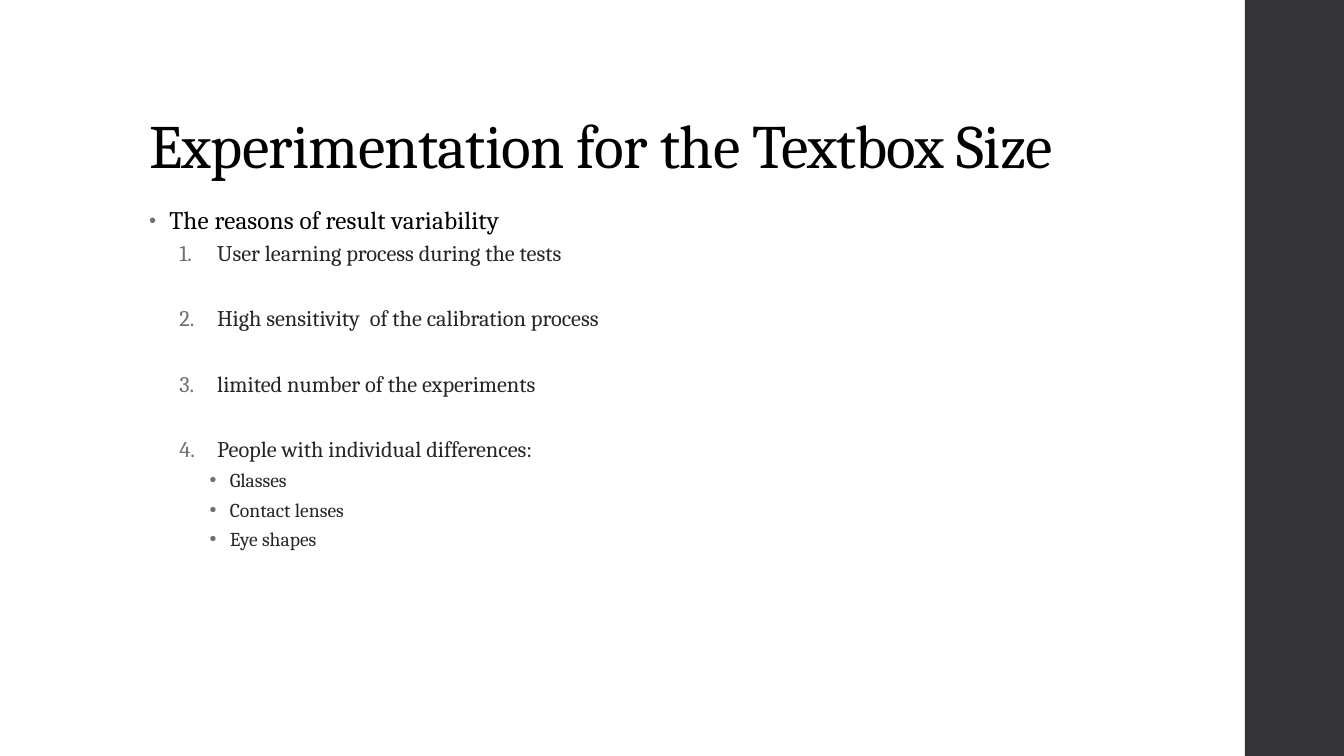
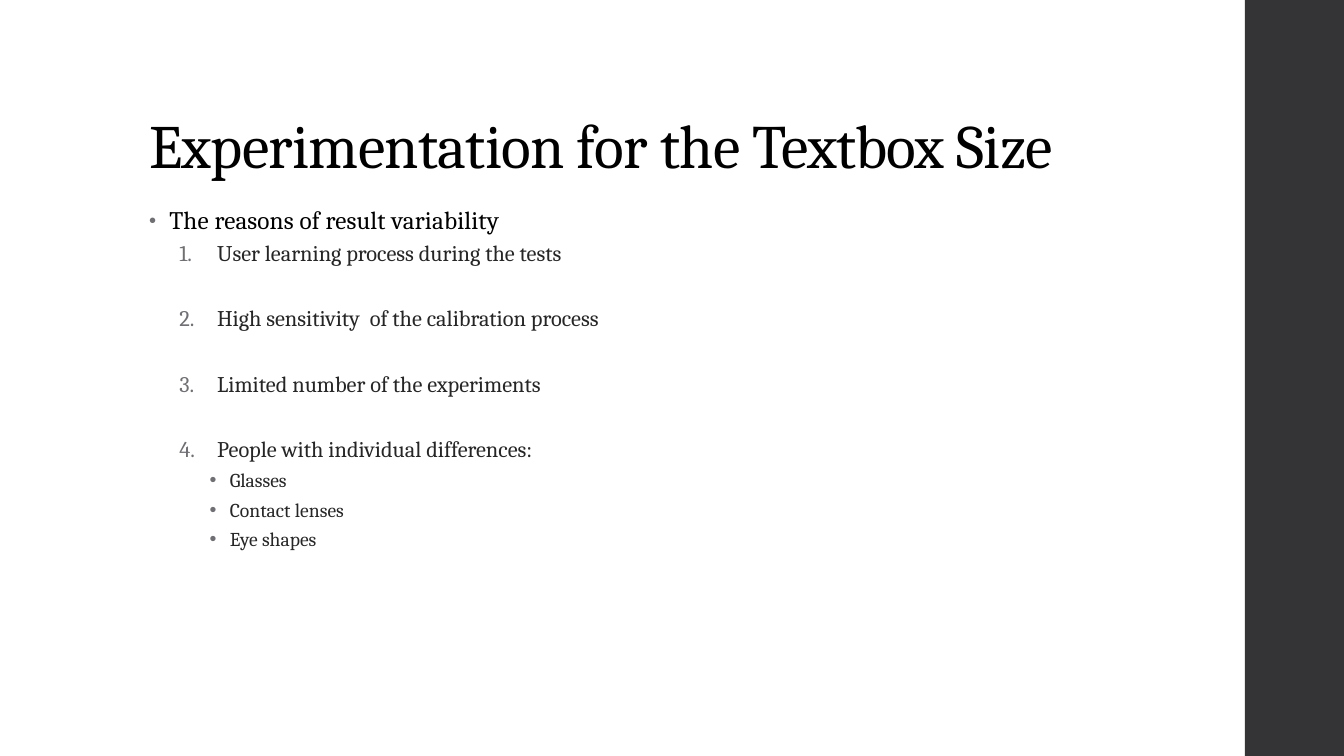
Before and after one commit to diederichk/StepCounter, a slide deck: slide 16 of FinalPresentation/FinalPresentation-v2.pptx. Drawn at 1344x756 pixels with LibreOffice and Linux fonts; fonts in the diff are those of the drawing. Boxes give left, top, right and bottom in pixels: in the first picture for what was removed or moved away, otherwise in the second. Text is boxed around its words. In the diff, an @@ line names an element or a change of style, - is before the commit and + after.

```diff
--- a/FinalPresentation/FinalPresentation-v2.pptx
+++ b/FinalPresentation/FinalPresentation-v2.pptx
@@ text at bbox=[217, 376, 540, 397]: text changed @@
-  3. limited number of the experiments
+  3. Limited number of the experiments
```
Also in this commit, not shown: 1 other slide changed.
